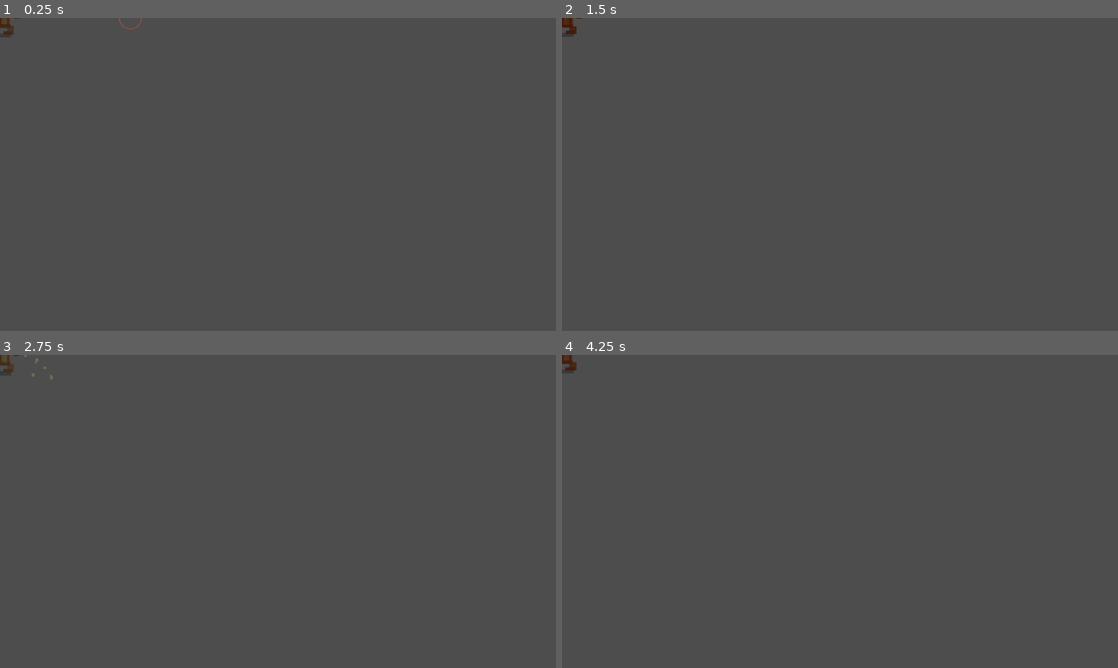
Above: before the commit, frames 1-4 (two rows, left to right).
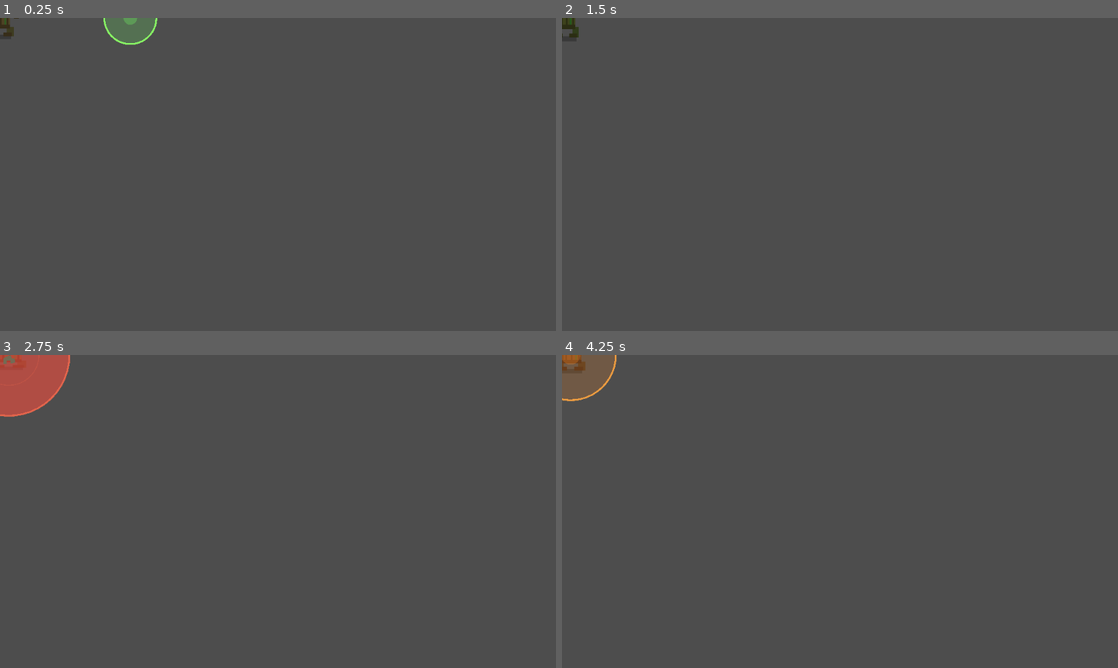
Above: after the commit, the same moments.

Repository: WizardsAcademy/newgame
Game: Godot game, scene res://tests/boss_test.tscn
Same seed, same stepped clock (60 frames per second), same inputs: the game is played once before the commit and once after it. This scene is started directly instead of the project's main scene.
Inputs (mouse positions are in pixels of both pictures, inside the frame that each line leads up to):
- Up to frame 1 (0.25 s): no input
- Up to frame 2 (1.5 s): tap Enter at 0.5 s; move the mouse to (962, 158) at 0.52 s; hold D (move_right) 0.53-1.25 s; hold Space (attack) 0.53-1.25 s; click (962, 158) at 0.67 s; drag from (728, 190) to (812, 237) at 1.27 s
- Up to frame 3 (2.75 s): move the mouse to (333, 442) at 2.02 s; hold D (move_right) from 2.03 s (still down); hold Space (attack) from 2.03 s (still down); tap 1 at 2.1 s
- Up to frame 4 (4.25 s): release D (move_right) at 2.75 s; release Space (attack) at 2.75 s; drag from (812, 574) to (673, 464) at 2.77 s; tap R (restart) at 3.5 s; move the mouse to (1006, 558) at 3.52 s; hold A (move_left) from 3.53 s (still down); hold Space (attack) from 3.53 s (still down); tap 3 at 3.6 s

The runs differ from the first frame. In frame 1, 0.7% of the frame differs, in the area x 0-29%, y 0-9%; in frame 2, 0.1%; in frame 3, 2.0%, in the area x 0-13%, y 0-20%; in frame 4, 1.2%.

Commit message:
Boss readability: floor danger zones, attack poses, '!' marker
Playtest verdict was 'I can't tell what the boss will do' - the sprite
tint was a mood, not a warning. Three channels now announce every
attack:

- LAYER 1 floor: reusable GroundTelegraph node paints a colour-coded
  circle (SLAM red / SWEEP orange / ROOTS green) with a charge fill
  that grows in real time - the fill speed IS the countdown
- LAYER 2 body: distinct telegraph pose per attack (SLAM rises up,
  SWEEP coils side to side, ROOTS stretches tall) + sweep swing
- LAYER 3 marker: bouncing colour-tinted '!' above the head
- distinct telegraph SFX pitch per attack
- boss_test grew 17 -> 24 checks, all passing

Generated by Mistral Vibe.
Co-Authored-By: Mistral Vibe <vibe@mistral.ai>

Diff:
--- a/scenes/enemies/Colossus.tscn
+++ b/scenes/enemies/Colossus.tscn
@@ -112,5 +112,8 @@
 [node name="HitSFX" type="AudioStreamPlayer" parent="."]
 bus = &"SFX"
 
+[node name="TelegraphSFX" type="AudioStreamPlayer" parent="."]
+bus = &"SFX"
+
 [node name="DeathSFX" type="AudioStreamPlayer" parent="."]
 bus = &"SFX"
--- a/scripts/enemies/colossus.gd
+++ b/scripts/enemies/colossus.gd
@@ -1,6 +1,5 @@
 extends CharacterBody2D
 ## Forest Colossus - the FIRST BOSS (Phase 8, ROADMAP.md).
-##
 ## Design in one line: a slow mountain whose three attacks cover all
 ## DISTANCES, so no position is safe forever - and every attack is
 ## loud enough to dodge (pillar 4: hard but fair).
@@ -97,12 +96,25 @@
 ## Where the ROOTS burst will happen (captured at telegraph START,
 ## painted with a growing red ring - move and you live).
 var _roots_target: Vector2 = Vector2.INF
-## The painted ground ring (spawned at telegraph, freed at the burst).
-var _roots_ring: Line2D = null
+## The painted danger circle on the floor (ALL three attacks now paint
+## one; freed at the strike). Stored outside the body in arena space
+## so a painted zone never moves once shown.
+var _danger_zone: Node2D = null
+## Full telegraph length of the current attack - the denominator the
+## danger zone's charge fill divides time against.
+var _telegraph_total: float = 1.0
+## The bouncing "!" warning that pops above the boss's head while an
+## attack charges. One look, and you know: MOVE.
+var _warn_marker: Label = null
 
 # =====================================================================
 # NODE REFERENCES
 # =====================================================================
+
+## The reusable floor-painter every attack telegraphs with (see
+## ground_telegraph.gd). Preloaded, not class_name: one less entry in
+## Godot's class cache to forget.
+const GroundTelegraphScript := preload("res://scripts/enemies/ground_telegraph.gd")
 
 @onready var visuals: Sprite2D = $Visuals
 @onready var anim_player: AnimationPlayer = $AnimPlayer
@@ -112,6 +124,7 @@
 @onready var health_bar: Node2D = $HealthBar
 @onready var hit_sfx: AudioStreamPlayer = $HitSFX
 @onready var death_sfx: AudioStreamPlayer = $DeathSFX
+@onready var telegraph_sfx: AudioStreamPlayer = $TelegraphSFX
 
 var player: Node2D = null
 
@@ -125,6 +138,8 @@
 
 	hit_sfx.stream = SFXGenerator.create_hit_sfx()
 	death_sfx.stream = SFXGenerator.create_death_sfx()
+	# One shared "something is coming" sound; the PITCH tells you which.
+	telegraph_sfx.stream = SFXGenerator.create_punch_sfx()
 
 	player = get_tree().get_first_node_in_group("player")
 
@@ -158,6 +173,7 @@
 			velocity = Vector2.ZERO
 			move_and_slide()
 			_set_walking(false)
+			_update_danger_zone()
 			if _timer <= 0.0:
 				_perform_strike()
 		ColossusState.STRIKE:
@@ -230,80 +246,172 @@
 	_current_attack = attack
 	_state = ColossusState.TELEGRAPH
 	_timer = _attack_telegraph_time(attack)
+	_telegraph_total = maxf(_timer, 0.01)
 	velocity = Vector2.ZERO
 	_set_walking(false)
-	_show_telegraph(0.5)
-
-
-## ROOTS locks a SPOT, not the player: paint an expanding red ring on
+	_paint_danger_zone(attack, global_position)
+	_play_attack_pose(attack)
+	_show_warn_marker(attack)
+	_play_telegraph_sound(attack)
+
+
+## ROOTS locks a SPOT, not the player: paint a growing green ring on
 ## the ground and burst there. Stored outside the body (arena-space)
 ## so pulling the boss around cannot drag the danger zone with it.
 func _start_roots_telegraph(target: Vector2) -> void:
 	_current_attack = BossAttack.ROOTS
 	_state = ColossusState.TELEGRAPH
 	_timer = _attack_telegraph_time(BossAttack.ROOTS)
+	_telegraph_total = maxf(_timer, 0.01)
 	_roots_target = target
 	_roots_timer = roots_cooldown
 	velocity = Vector2.ZERO
 	_set_walking(false)
-	_spawn_roots_ring(target)
-	_show_telegraph(0.6)
-
-
-## Body warn: swell up + red glow (while the attack draws).
-func _show_telegraph(strength: float) -> void:
-	var tween := create_tween()
-	tween.set_parallel(true)
-	tween.tween_property(visuals, "scale",
-		Vector2(1.0 + 0.10 * strength, 1.0 - 0.08 * strength), _timer)
-	tween.tween_property(visuals, "modulate", Color(1.0, 0.55, 0.45), _timer)
-
-
-## The painted ring: expanding red circle exactly where roots will
-## erupt. Same z-order lesson as the archer's risk line (z 0 wins over
-## the background by tree order; NOT -1, which hides behind opaque sky).
-func _spawn_roots_ring(target: Vector2) -> void:
-	var ring := Line2D.new()
-	var segments := 28
-	var points := PackedVector2Array()
-	for i in segments + 1:
-		var angle := TAU * i / segments
-		points.append(Vector2(cos(angle), sin(angle)) * roots_radius)
-	ring.points = points
-	ring.width = 2.0
-	ring.default_color = Color(1.0, 0.3, 0.25, 0.5)
-	_install_ring(ring, target)
-	_roots_ring = ring
-	# Grow from nothing to full size over the whole telegraph: read the
-	# growth rate and you know exactly how long you have.
-	ring.scale = Vector2(0.2, 0.2)
-	var tween := ring.create_tween()
-	tween.tween_property(ring, "scale", Vector2.ONE, _timer)
-
-
-## Put the ring in the world (arena child so it does not move with us).
-func _install_ring(ring: Line2D, target: Vector2) -> void:
+	_paint_danger_zone(BossAttack.ROOTS, target)
+	_play_attack_pose(BossAttack.ROOTS)
+	_show_warn_marker(BossAttack.ROOTS)
+	_play_telegraph_sound(BossAttack.ROOTS)
+
+
+# =====================================================================
+# READABILITY LAYERS - the first playtest verdict was "I can't tell
+# what the boss is about to do". A sprite tint is a MOOD, not a warning,
+# so every attack now shouts in three channels at once:
+#   LAYER 1  the FLOOR   - a danger circle with a filling charge meter
+#   LAYER 2  the BODY    - a DIFFERENT pose per attack (read silhouette)
+#   LAYER 3  the MARKER  - a bouncing "!" tinted per attack
+#   (plus a distinct telegraph SFX pitch - see _play_telegraph_sound)
+# =====================================================================
+
+## LAYER 1 - paint the attack's radius on the floor, colour-coded.
+## The charge fill (set every physics frame while TELEGRAPH) shows how
+## much time is left; the outline shows exactly where it will hurt.
+func _paint_danger_zone(attack: BossAttack, at: Vector2) -> void:
+	var zone: Node2D = GroundTelegraphScript.new()
+	match attack:
+		BossAttack.SLAM:
+			zone.radius = slam_radius
+			zone.fill_color = Color(1.0, 0.25, 0.20, 0.20)   # deep red
+			zone.edge_color = Color(1.0, 0.35, 0.25, 0.95)
+		BossAttack.SWEEP:
+			zone.radius = sweep_radius
+			zone.fill_color = Color(1.0, 0.55, 0.15, 0.20)   # orange
+			zone.edge_color = Color(1.0, 0.65, 0.25, 0.95)
+		BossAttack.ROOTS:
+			zone.radius = roots_radius
+			zone.fill_color = Color(0.45, 1.0, 0.40, 0.20)   # thorn green
+			zone.edge_color = Color(0.55, 1.0, 0.40, 0.95)
+	# Same z-order lesson as the archer's risk line: z 0 in tree order
+	# wins over the background (NOT -1, which hides behind opaque sky).
+	zone.add_to_group("boss_telegraph")   # tests + tooling find it here
 	var parent := get_parent()
 	if parent != null:
-		parent.add_child(ring)
-		ring.global_position = target
-
-
-## Free the painted ring. fade=false for an instant cut (boss died
-## mid-cast); fade=true for the consumed-after-burst outro.
-func _kill_roots_ring(fade: bool = false) -> void:
-	if _roots_ring == null:
-		return
-	var ring := _roots_ring
-	_roots_ring = null
-	if not is_instance_valid(ring) or not is_inside_tree():
-		return
-	if fade:
-		var tween := create_tween()
-		tween.tween_property(ring, "modulate:a", 0.0, 0.12)
-		tween.tween_callback(ring.queue_free)
+		parent.add_child(zone)
+		zone.global_position = at
+	_danger_zone = zone
+
+
+## Called every physics frame during TELEGRAPH so the fill tracks the
+## real timer (enrage shrinks it without any extra bookkeeping).
+func _update_danger_zone() -> void:
+	if _danger_zone != null and is_instance_valid(_danger_zone):
+		_danger_zone.set_charge(1.0 - _timer / _telegraph_total)
+
+
+## LAYER 2 - body language. SLAM rises up (a fist pulled to the sky),
+## SWEEP goes low and sways (a coiling swing), ROOTS stretches tall and
+## green (summoning). Three different silhouettes = three fast reads.
+func _play_attack_pose(attack: BossAttack) -> void:
+	visuals.rotation = 0.0   # sweep's later swings start clean
+	var pose_tween := create_tween()
+	pose_tween.set_parallel(true)
+	match attack:
+		BossAttack.SLAM:
+			var tn: float = _telegraph_total * 0.9
+			pose_tween.tween_property(visuals, "scale",
+				Vector2(0.88, 1.20), tn)
+			pose_tween.tween_property(visuals, "position:y", -4.0, tn)
+			pose_tween.tween_property(visuals, "modulate",
+				Color(1.0, 0.55, 0.45), tn * 0.6)
+		BossAttack.SWEEP:
+			pose_tween.tween_property(visuals, "scale",
+				Vector2(1.16, 0.90), _telegraph_total * 0.9)
+			pose_tween.tween_property(visuals, "modulate",
+				Color(1.0, 0.7, 0.4), _telegraph_total * 0.6)
+			# The coil/sway rotation is a SEPARATE tween below - running
+			# two tweens on one property makes them fight for it.
+		BossAttack.ROOTS:
+			pose_tween.tween_property(visuals, "scale",
+				Vector2(0.94, 1.24), _telegraph_total * 0.9)
+			pose_tween.tween_property(visuals, "modulate",
+				Color(0.65, 1.0, 0.65), _telegraph_total * 0.6)
+	if attack == BossAttack.SWEEP:
+		var sway := create_tween()
+		sway.tween_interval(_telegraph_total * 0.3)
+		sway.tween_property(visuals, "rotation", -0.14, 0.15)
+		sway.tween_property(visuals, "rotation", 0.10, 0.15)
+
+
+## LAYER 3 - the bouncing "!" above the head, tinted per attack. Even a
+## brand-new player reads this instantly: something happens NOW.
+func _show_warn_marker(attack: BossAttack) -> void:
+	_hide_warn_marker()
+	var marker := Label.new()
+	marker.text = "!"
+	var settings := LabelSettings.new()
+	settings.font_size = 10
+	match attack:
+		BossAttack.SLAM:  settings.font_color = Color(1.0, 0.35, 0.3)
+		BossAttack.SWEEP: settings.font_color = Color(1.0, 0.7, 0.3)
+		BossAttack.ROOTS: settings.font_color = Color(0.6, 1.0, 0.5)
+	marker.label_settings = settings
+	add_child(marker)
+	# -34 sits the "!" just over the crown; the bob keeps it magnetic.
+	marker.position = Vector2(-3, -34)
+	var bob := marker.create_tween().set_loops()
+	bob.tween_property(marker, "position:y", -39.0, 0.16) \
+		.set_trans(Tween.TRANS_SINE)
+	bob.tween_property(marker, "position:y", -33.0, 0.16) \
+		.set_trans(Tween.TRANS_SINE)
+	_warn_marker = marker
+
+
+func _hide_warn_marker() -> void:
+	if _warn_marker == null or not is_instance_valid(_warn_marker):
+		_warn_marker = null
+		return
+	var marker := _warn_marker
+	_warn_marker = null
+	var tween := create_tween()
+	tween.tween_property(marker, "modulate:a", 0.0, 0.1)
+	tween.tween_callback(marker.queue_free)
+
+
+## A distinct PITCH per attack (SLAM low roar, SWEEP mid, ROOTS high
+## chime): you can hear the difference before you even turn around.
+func _play_telegraph_sound(attack: BossAttack) -> void:
+	if telegraph_sfx == null or telegraph_sfx.stream == null:
+		return
+	match attack:
+		BossAttack.SLAM:  telegraph_sfx.pitch_scale = 0.65
+		BossAttack.SWEEP: telegraph_sfx.pitch_scale = 1.0
+		BossAttack.ROOTS: telegraph_sfx.pitch_scale = 1.45
+	telegraph_sfx.play()
+
+
+## Free the painted zone. consume=true for the kept-promise flash
+## after the hit; false for an instant cut (boss died mid-cast).
+func _kill_danger_zone(consume: bool = false) -> void:
+	if _danger_zone == null:
+		return
+	var zone := _danger_zone
+	_danger_zone = null
+	if not is_instance_valid(zone) or not is_inside_tree():
+		return
+	if consume and zone.has_method("flash_and_free"):
+		zone.flash_and_free()
 	else:
-		ring.queue_free()
+		zone.queue_free()
 
 
 # =====================================================================
@@ -328,6 +436,11 @@
 	_has_hit_this_strike = false
 	area.set_deferred("monitoring", true)
 
+	# The promise was kept: consume the danger zone with a bright flash
+	# so the zone's disappearance CONFIRMS the hit window opened.
+	_kill_danger_zone(true)
+	_hide_warn_marker()
+
 	# --- JUICE (pillar 1) -------------------------------------------
 	if _current_attack == BossAttack.SLAM:
 		ScreenShake.shake(9.0, 0.4)     # boss-high score
@@ -335,9 +448,13 @@
 		_spawn_slam_ring(slam_radius)
 		visuals.position = Vector2(0, 3)
 		visuals.scale = Vector2(1.25, 0.8)
-	else:
+	elif _current_attack == BossAttack.SWEEP:
 		ScreenShake.shake(5.0, 0.25)
 		visuals.scale = Vector2(1.12, 1.06)
+		# Finish the wind-up coil with the actual swing...
+		var swing := create_tween()
+		swing.tween_property(visuals, "rotation", -0.35, 0.06)
+		swing.tween_property(visuals, "rotation", 0.0, 0.12)
 	visuals.modulate = _rest_tint()
 
 	_state = ColossusState.STRIKE
@@ -350,8 +467,10 @@
 func _burst_roots() -> void:
 	_spawn_thorn_burst(_roots_target)
 	ScreenShake.shake(4.0, 0.2)
-	# The warning's job is done: consume the ring with a short fade.
-	_kill_roots_ring(true)
+	# The warning's job is done: consume the zone with a short flash,
+	# and take the "!" down with it.
+	_kill_danger_zone(true)
+	_hide_warn_marker()
 
 	if player != null and is_instance_valid(player) and not player.get("is_dead"):
 		var distance: float = player.global_position.distance_to(_roots_target)
@@ -399,6 +518,7 @@
 	tween.set_parallel(true)
 	tween.tween_property(visuals, "position:y", 0.0, 0.25)
 	tween.tween_property(visuals, "scale", Vector2.ONE, 0.25)
+	tween.tween_property(visuals, "rotation", 0.0, 0.25)
 	tween.tween_property(visuals, "modulate", _rest_tint(), 0.25)
 
 
@@ -542,7 +662,8 @@
 	print("[Colossus] ", name, " fell (the forest holds its breath)")
 
 	death_sfx.play()
-	_kill_roots_ring(false)
+	_kill_danger_zone(false)
+	_hide_warn_marker()
 
 	hurtbox.set_deferred("monitoring", false)
 	hurtbox.set_deferred("monitorable", false)
--- /dev/null
+++ b/scripts/enemies/ground_telegraph.gd
@@ -0,0 +1,82 @@
+extends Node2D
+## GroundTelegraph - a painted DANGER CIRCLE on the floor (boss's read).
+##
+## Lesson from the first boss playtest: a red tint on the boss's sprite
+## is a mood, not a warning. The player reads warnings from the FLOOR -
+## "where will it hurt, and how long do I have?" This node answers both:
+##
+##   * the OUTLINE circle shows WHERE the attack will land,
+##   * the inner FILL grows 0 -> 1 while the attack charges, so the
+##     fill's speed literally shows HOW LONG you have (same trick as
+##     the roots ring: watch the growth rate, not a countdown).
+##
+## Reused by all three boss attacks, just tinted differently:
+##   SLAM  deep red  - big circle, slow charge
+##   SWEEP orange    - smaller circle, faster charge
+##   ROOTS green     - drawn on the player's captured spot
+##
+## This is a plain Node2D child of the ARENA (not the boss), so the
+## danger zone never moves once painted - roots taught us that the
+## zone must lock a PLACE, not follow a body.
+
+## Attack radius in pixels (the outline and the full fill).
+@export var radius: float = 60.0
+
+## Colors. Fill is translucent so the ground still reads under it;
+## the edge is almost opaque so the silhouette is crisp at a glance.
+@export var fill_color: Color = Color(1.0, 0.3, 0.22, 0.18)
+@export var edge_color: Color = Color(1.0, 0.38, 0.3, 0.95)
+
+## How "charged" the circle is, 0.0 (just painted) to 1.0 (striking).
+## The boss sets this every physics frame; we only draw it here.
+var charge: float = 0.0
+
+## Inner pulse (a slow brightness breathing so the zone feels alive).
+var _pulse_time: float = 0.0
+
+
+func _process(delta: float) -> void:
+	# Cheap idle animation for the edge so a static circle never
+	# blends into the background: redraw every frame (a 48-point arc
+	# is nothing). Pure cosmetics - no gameplay logic lives here.
+	_pulse_time += delta
+	queue_redraw()
+
+
+func _draw() -> void:
+	# 1) The soft danger fill under everything.
+	draw_circle(Vector2.ZERO, radius, fill_color)
+
+	# 2) The charge fill: grows with `charge`. A slightly brighter, more
+	#    opaque red on top of the soft fill = "time is running out".
+	if charge > 0.01:
+		var charged_color := Color(fill_color.r, fill_color.g, fill_color.b,
+			fill_color.a + charge * 0.35)
+		draw_circle(Vector2.ZERO, radius * charge, charged_color)
+
+	# 3) The crisp outline. Alpha breathes on a 1.2s sine so the zone
+	#    pulses without any tween machinery.
+	var pulse := 0.7 + 0.3 * absf(sin(_pulse_time * TAU / 1.2))
+	var edge := edge_color
+	edge.a *= pulse
+	draw_arc(Vector2.ZERO, radius, 0.0, TAU, 48, edge, 2.0)
+
+	# 4) Tick marks across the outline at 0% / 50% / 100% charge -
+	#    a subtle ruler so the growth reads even from far away.
+	if charge >= 0.5:
+		draw_arc(Vector2.ZERO, radius * 0.5, 0.0, TAU, 32,
+			Color(edge_color.r, edge_color.g, edge_color.b, 0.25 * pulse), 1.0)
+
+
+## Redraw whenever anything changes (charge is set every physics frame).
+func set_charge(value: float) -> void:
+	charge = clampf(value, 0.0, 1.0)
+	queue_redraw()
+
+
+## Brief white flash, then free - the classic "the promise was kept"
+## outro so the zone disappears BECAUSE the hit landed.
+func flash_and_free(fade_time: float = 0.12) -> void:
+	var tween := create_tween()
+	tween.tween_property(self, "modulate", Color(2.5, 2.5, 2.5, 0.0), fade_time)
+	tween.tween_callback(queue_free)
--- a/tests/boss_test.gd
+++ b/tests/boss_test.gd
@@ -77,15 +77,24 @@
 
 	var ring_found := false
 	for child in world.get_children():
-		if child is Line2D and child.get_parent() == world:
+		if child.is_in_group("boss_telegraph"):
 			ring_found = true
 	_check("Red roots ring painted in the arena", ring_found)
+	_check("Roots telegraph shows the '!' warning marker",
+		boss._warn_marker != null)
+
+	await _wait(0.45)   # mid-charge
+	_check("Danger zone charge fill is progressing",
+		boss._danger_zone != null and boss._danger_zone.charge > 0.2,
+		"charge=%.2f" % (boss._danger_zone.charge if boss._danger_zone != null else -1.0))
 
 	await _wait(1.2)   # roots_telegraph 0.9 + margin
 	await _tick(2)
 	_check_eq("Roots caught the standing player", fake_player.hit_count, 1)
 	_check_eq("Roots damage is 12", fake_player.last_damage, 12)
-	_check("Roots ring is consumed after the burst", boss._roots_ring == null)
+	_check("Roots danger zone is consumed after the burst",
+		boss._danger_zone == null)
+	_check("Warning marker hides after the burst", boss._warn_marker == null)
 
 	# ----------------------------------------------------------------
 	# 3. CLOSE PLAYER -> melee strikes alternate SLAM / SWEEP
@@ -99,6 +108,12 @@
 		melee_check_done and (boss._current_attack == boss.BossAttack.SLAM
 			or boss._current_attack == boss.BossAttack.SWEEP),
 		"attack=%d" % boss._current_attack)
+
+	# The readability upgrade: melee attacks now paint the floor too.
+	_check("Melee telegraph paints a ground danger circle",
+		boss._danger_zone != null)
+	_check("Melee telegraph shows the '!' warning marker",
+		boss._warn_marker != null)
 
 	var first_attack: int = boss._current_attack
 	var strike_area: Area2D = boss.slam_area if first_attack == boss.BossAttack.SLAM \
@@ -117,6 +132,9 @@
 	await _tick(1)
 	_check("The strike area went LIVE in its window", saw_live)
 	_check("The OTHER area stays asleep", other_area.monitoring == false)
+	_check("Melee danger zone is consumed at the strike",
+		boss._danger_zone == null)
+	_check("Melee '!' marker hides at the strike", boss._warn_marker == null)
 
 	# After the strike: the punish window. Poll for RECOVER, then check
 	# the timer is in the right ballpark for THIS attack.
Not shown, added: scripts/enemies/ground_telegraph.gd.uid
